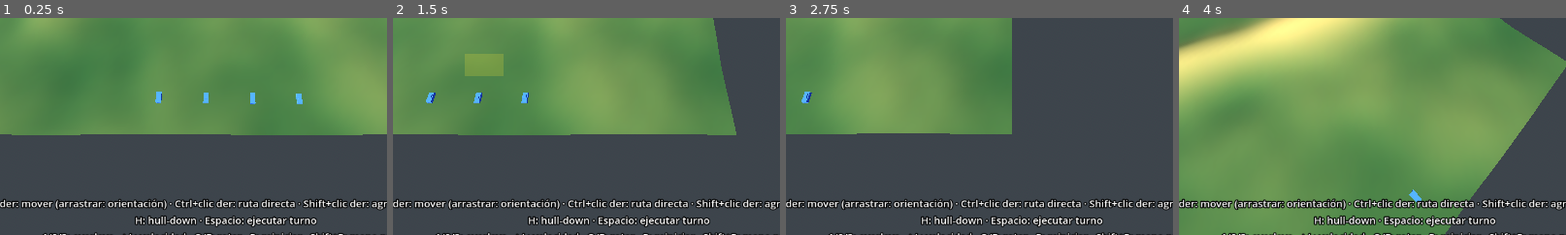
Above: before the commit, frames 1-4 (left to right).
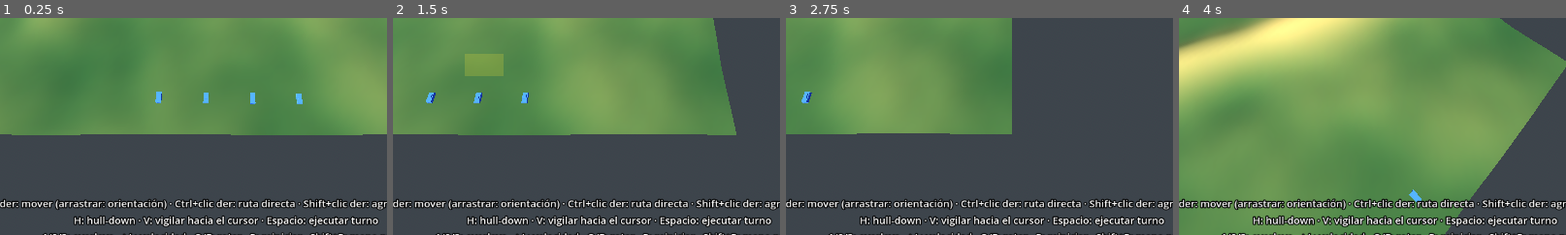
Above: after the commit, the same moments.

Repository: LeandroK99/Demogamev1
Game: Godot game, scene res://main.tscn
Two runs of this game, one before a commit and one after it. Both use one fixed random seed, a clock stepped at 60 frames per second and the inputs below.
Inputs (mouse positions are % of the whole screen's width and height, from its top left):
- Up to frame 1 (0.25 s): no input
- Up to frame 2 (1.5 s): tap Enter at 0.5 s; move the mouse to (72, 45) at 0.52 s; hold D 0.53-1.25 s; tap V at 0.6 s; click (72, 45) at 0.67 s; tap Space at 0.77, 0.8, 1.07 s; drag from (30, 55) to (45, 70) at 1.27 s
- Up to frame 3 (2.75 s): move the mouse to (60, 28) at 2.02 s; hold D from 2.03 s (still down); tap V at 2.1 s; click (60, 28) at 2.17 s; tap Space at 2.3 s
- Up to frame 4 (4 s): release D at 2.75 s; drag from (45, 70) to (20, 35) at 2.77 s; move the mouse to (80, 65) at 3.52 s; hold A from 3.53 s (still down); hold E from 3.53 s (still down); click (80, 65) at 3.67 s; tap Space at 3.77, 3.8 s
The pictures show only the part of the screen within x 21-71%, y 47-97%; the shares and areas given below are measured in that part.

The runs differ from the first frame. In frame 1, 2.3% of the frame differs, in the area x 19-98%, y 91-97%; in frame 2, 2.3%; in frame 3, 2.3%; in frame 4, 2.5%.

Commit message:
fase 11: vigilancia con sector de tiro (V) y la IA vigila desde el hull-down
Co-Authored-By: Claude Opus 5.5 <noreply@anthropic.com>
Claude-Session: https://claude.ai/code/session_01FRAVKNgcpPLBv3n8dbq4jf

Diff:
--- a/game/hud.gd
+++ b/game/hud.gd
@@ -4,13 +4,14 @@
 
 const PLAYER_SIDE: int = 0
 const HELP: String = "Clic izq: seleccionar · Clic der: mover (arrastrar: orientación) · Ctrl+clic der: ruta directa · Shift+clic der: agregar tramo · Clic der sobre rojo: atacar\n" \
-	+ "H: hull-down · Espacio: ejecutar turno\n1/2/3: overlays · +/-: velocidad · Q/E: rotar · R: reiniciar · Shift+R: mapa nuevo"
+	+ "H: hull-down · V: vigilar hacia el cursor · Espacio: ejecutar turno\n1/2/3: overlays · +/-: velocidad · Q/E: rotar · R: reiniciar · Shift+R: mapa nuevo"
 const ORDER_NAMES: Dictionary = {
 	Unit.Order.NONE: "ninguna",
 	Unit.Order.MOVE: "mover",
 	Unit.Order.HULLDOWN: "hull-down",
 	Unit.Order.HOLD: "mantener",
 	Unit.Order.ATTACK: "atacar",
+	Unit.Order.OVERWATCH: "vigilancia",
 }
 
 var world: SimWorld
--- a/game/input_controller.gd
+++ b/game/input_controller.gd
@@ -4,6 +4,7 @@
 ## clic = mover; mantener y arrastrar = mover y elegir la orientación final; sobre un rojo = atacar.
 ## Con Ctrl, la ruta es directa (la más corta) en vez de la más cubierta.
 ## Con Shift, la orden agrega un tramo (waypoint) al final de la ruta actual.
+## V: vigilancia con el sector apuntando al cursor.
 
 const CLICK_PICK_PX: float = 30.0 # radio en píxeles para seleccionar con un clic
 const DRAG_MIN_PX: float = 8.0 # menos que esto es un clic, no un recuadro
@@ -12,6 +13,8 @@
 const COLOR_PATH: Color = Color(1.0, 0.9, 0.2)
 const COLOR_PATH_DIRECT: Color = Color(1.0, 0.5, 0.1)
 const COLOR_WAYPOINT: Color = Color(1.0, 1.0, 1.0)
+const COLOR_OVERWATCH: Color = Color(0.4, 1.0, 0.6)
+const OVERWATCH_ARC_STEPS: int = 12
 const COLOR_FACING: Color = Color(0.3, 0.9, 1.0)
 const COLOR_ATTACK: Color = Color(1.0, 0.25, 0.2)
 const FACING_ARROW_CELLS: float = 4.0 # largo de la flecha de orientación
@@ -82,6 +85,9 @@
 		if world.phase == SimWorld.Phase.PLAN and not selected_ids.is_empty():
 			world.order_hulldown(selected_ids)
 		return
+	if key != null and key.pressed and not key.echo and key.physical_keycode == KEY_V:
+		_order_overwatch_at(get_viewport().get_mouse_position())
+		return
 	var mm: InputEventMouseMotion = event as InputEventMouseMotion
 	if mm != null and _rdragging:
 		_update_facing(mm.position)
@@ -195,6 +201,19 @@
 	var target: Vector2i = world.height_field.world_to_cell(_rdrag_target as Vector3)
 	_issue_move(target, _rdrag_facing, not _rdrag_direct, _rdrag_append)
 	_rdrag_facing = Vector2.ZERO
+
+
+## V: cada seleccionada vigila el sector que apunta desde ella hacia el punto bajo el cursor.
+func _order_overwatch_at(screen: Vector2) -> void:
+	if selected_ids.is_empty() or world.phase != SimWorld.Phase.PLAN:
+		return
+	var hit: Variant = terrain_view.raycast(camera.project_ray_origin(screen), camera.project_ray_normal(screen))
+	if hit == null:
+		return
+	var at: Vector2 = Vector2((hit as Vector3).x, (hit as Vector3).z) / Config.CELL_SIZE
+	for id: int in selected_ids:
+		var u: Unit = world.get_unit(id)
+		world.order_overwatch(id, at - u.pos)
 
 
 ## Rojo visible o fantasma bajo el cursor (o null).
@@ -253,6 +272,8 @@
 					_cross(segs, colors, Vector2(c), COLOR_WAYPOINT) # quiebre entre tramos
 		if u.final_heading != Vector2.ZERO and not u.path.is_empty():
 			_arrow(segs, colors, Vector2(u.path.back()), u.final_heading, COLOR_FACING)
+		if u.order == Unit.Order.OVERWATCH:
+			_sector(segs, colors, u)
 		if u.attack_target >= 0 and world.known_enemies[PLAYER_SIDE].has(u.attack_target):
 			var cell: Vector2i = world.known_enemies[PLAYER_SIDE][u.attack_target]["cell"]
 			_seg(segs, colors, start + Vector3.UP * 2.0, _ground(Vector2(cell)) + Vector3.UP * 2.0, COLOR_ATTACK)
@@ -295,3 +316,20 @@
 func _cross(segs: PackedVector3Array, colors: PackedColorArray, at: Vector2, color: Color) -> void:
 	for d: Vector2 in [Vector2(1.0, 1.0), Vector2(1.0, -1.0)]:
 		_seg(segs, colors, _ground(at - d), _ground(at + d), color)
+
+
+## Abanico del sector de vigilancia: dos bordes y el arco a MAX_RANGE.
+func _sector(segs: PackedVector3Array, colors: PackedColorArray, u: Unit) -> void:
+	var r: float = Config.MAX_RANGE / Config.CELL_SIZE
+	var half: float = deg_to_rad(Config.OVERWATCH_HALF_ANGLE_DEG)
+	var limit: float = float(world.height_field.size - 1)
+	var prev: Vector2 = Vector2.ZERO
+	for i: int in OVERWATCH_ARC_STEPS + 1:
+		var a: float = -half + 2.0 * half * float(i) / float(OVERWATCH_ARC_STEPS)
+		var p: Vector2 = u.pos + u.overwatch_dir.rotated(a) * r
+		p = Vector2(clampf(p.x, 0.0, limit), clampf(p.y, 0.0, limit))
+		if i == 0 or i == OVERWATCH_ARC_STEPS:
+			_seg(segs, colors, _ground(u.pos), _ground(p), COLOR_OVERWATCH)
+		if i > 0:
+			_seg(segs, colors, _ground(prev), _ground(p), COLOR_OVERWATCH)
+		prev = p
--- a/sim/ai_commander.gd
+++ b/sim/ai_commander.gd
@@ -4,7 +4,7 @@
 ## Por tanque vivo, en orden de prioridad:
 ##   1. hp == 1 -> retroceder a la celda de menor exposición dentro de AI_RETREAT_RADIUS.
 ##   2. Hay amenazas y la celda actual no es hull-down -> orden HULLDOWN.
-##   3. Ya está en hull-down y puede disparar a una amenaza -> HOLD.
+##   3. Ya está en hull-down y puede disparar a una amenaza -> OVERWATCH hacia las amenazas.
 ##      (si está oculto pero no puede disparar, también HULLDOWN: busca desde dónde tirar).
 ##   4. Sin amenazas -> avanzar a la cresta por delante, a una posición hull-down
 ##      contra un observador hipotético del lado enemigo.
@@ -34,9 +34,10 @@
 		elif not threats.is_empty():
 			var state: Dictionary = evaluate_cell(world, u.cell(), threats)
 			if state["hull_hidden"] and state["can_fire"]:
-				u.path.clear()
-				u.moving = false
-				u.order = Unit.Order.HOLD
+				if not world.order_overwatch(u.id, SimWorld.facing_to_threats(u.cell(), threats)):
+					u.path.clear()
+					u.moving = false
+					u.order = Unit.Order.HOLD
 				reserved.append(u.cell())
 			else:
 				hulldown_ids.append(u.id)
--- a/sim/config.gd
+++ b/sim/config.gd
@@ -65,6 +65,10 @@
 const SPOT_RANGE_HULLDOWN: float = 150.0 # metros: blanco quieto con el casco oculto para el observador
 const FIRE_REVEAL_SECONDS: float = 3.0 # tras disparar, se lo detecta a MAX_RANGE aunque esté quieto
 
+# --- Vigilancia (overwatch) ---
+const OVERWATCH_HALF_ANGLE_DEG: float = 35.0 # semiángulo del sector de tiro
+const OVERWATCH_FIRST_SHOT_FACTOR: float = 1.5 # primer disparo del turno contra un blanco en movimiento
+
 # --- Orden hull-down e IA ---
 const HULLDOWN_MIN_SEPARATION: float = 3.0 # celdas mínimas entre destinos de una misma orden
 const NO_THREAT_ADVANCE: int = 20 # celdas hacia el centro si no hay amenazas conocidas
--- a/sim/sim_world.gd
+++ b/sim/sim_world.gd
@@ -101,6 +101,11 @@
 	if phase == Phase.PLAN and not game_over:
 		phase = Phase.EXECUTE
 		tick_in_turn = 0
+		# Vigilancia: arranca el turno con la recarga lista y el disparo de emboscada
+		for u: Unit in units:
+			if u.alive and u.order == Unit.Order.OVERWATCH:
+				u.reload_left = 0.0
+				u.overwatch_ready = true
 
 
 ## Quién ve a quién: un enemigo es visible para un bando si alguna unidad viva
@@ -208,6 +213,31 @@
 	return true
 
 
+## Orden OVERWATCH: quieto, con el casco hacia dir, y solo dispara dentro del sector
+## de ±OVERWATCH_HALF_ANGLE_DEG. Cualquier otra orden la cancela.
+func order_overwatch(unit_id: int, dir: Vector2) -> bool:
+	var u: Unit = get_unit(unit_id)
+	if u == null or not u.alive or phase != Phase.PLAN or dir.length() < 0.001:
+		return false
+	u.path.clear()
+	u.waypoints.clear()
+	u.moving = false
+	u.attack_target = -1
+	u.final_heading = Vector2.ZERO
+	u.overwatch_dir = dir.normalized()
+	u.heading = u.overwatch_dir
+	u.order = Unit.Order.OVERWATCH
+	return true
+
+
+## ¿Está el punto at (en celdas) dentro del sector de vigilancia de u?
+static func in_overwatch_sector(u: Unit, at: Vector2) -> bool:
+	var d: Vector2 = at - u.pos
+	if d.length_squared() < 0.0001:
+		return true
+	return u.overwatch_dir.dot(d.normalized()) >= cos(deg_to_rad(Config.OVERWATCH_HALF_ANGLE_DEG))
+
+
 ## Orden ATTACK: avanzar por la ruta cubierta hacia la última posición conocida del enemigo,
 ## detenerse apenas tenga línea de tiro y el bando lo vea y priorizarlo como blanco. Solo enemigos conocidos.
 func order_attack(unit_id: int, enemy_id: int) -> bool:
@@ -357,6 +387,7 @@
 				target.alive = false
 				target.moving = false
 				target.path.clear()
+		shooter.overwatch_ready = false
 		shot_events.append({"shooter": shooter.id, "target": target.id, "hit": hit, "aspect": aspect_of(target, shooter.pos)})
 
 
@@ -375,6 +406,8 @@
 		if not enemy.alive:
 			continue
 		var d: float = TerrainAnalysis.dist_m(shooter.cell(), enemy.cell())
+		if shooter.order == Unit.Order.OVERWATCH and not in_overwatch_sector(shooter, enemy.pos):
+			continue
 		if d < best_d and _can_see(shooter, enemy, Config.CENTER_H):
 			best = enemy
 			best_d = d
@@ -404,7 +437,7 @@
 	return Config.ARMOR_FLANK_FACTOR
 
 
-## p = P_HIT_BASE x distancia x casco x movimiento x blindaje (tope P_HIT_MAX).
+## p = P_HIT_BASE x distancia x casco x movimiento (x emboscada) x blindaje (tope P_HIT_MAX).
 func hit_probability(shooter: Unit, target: Unit) -> float:
 	var d: float = TerrainAnalysis.dist_m(shooter.cell(), target.cell())
 	var f_dist: float = clampf(1.0 - d / Config.MAX_RANGE, 0.2, 1.0)
@@ -412,6 +445,8 @@
 	if not analysis.los(shooter.cell(), Config.EYE_H, target.cell(), Config.HULL_H):
 		f_hull = hulldown_hit_factor
 	var f_move: float = moving_shooter_factor if shooter.moving else 1.0
+	if shooter.order == Unit.Order.OVERWATCH and shooter.overwatch_ready and target.moving:
+		f_move *= Config.OVERWATCH_FIRST_SHOT_FACTOR # emboscada
 	var f_armor: float = aspect_factor(aspect_of(target, shooter.pos)) if armor_enabled else 1.0
 	return minf(p_hit_base * f_dist * f_hull * f_move * f_armor, p_hit_max)
 
--- a/sim/unit.gd
+++ b/sim/unit.gd
@@ -2,7 +2,7 @@
 extends RefCounted
 ## Un tanque de la simulación.
 
-enum Order { NONE, MOVE, HULLDOWN, HOLD, ATTACK }
+enum Order { NONE, MOVE, HULLDOWN, HOLD, ATTACK, OVERWATCH }
 
 var id: int = 0
 var side: int = 0 # 0 azul, 1 rojo
@@ -15,6 +15,8 @@
 var direct_route: bool = false # el primer tramo de la ruta es directo (ignora la exposición)
 var waypoints: Array[Dictionary] = [] # fin de cada tramo de la ruta: {cell: Vector2i, direct: bool}
 var attack_target: int = -1 # id del enemigo a atacar (-1 = ninguno)
+var overwatch_dir: Vector2 = Vector2.ZERO # centro del sector de tiro en vigilancia
+var overwatch_ready: bool = false # le queda el disparo de emboscada de este turno
 var order: int = Order.NONE
 var moving: bool = false
 var alive: bool = true
--- a/tests/test_orders.gd
+++ b/tests/test_orders.gd
@@ -124,3 +124,42 @@
 	assert_eq(u.path.back(), c, "la ruta nueva termina en c")
 	assert_true(not u.path.has(a), "descartó los tramos anteriores")
 	assert_eq(u.waypoints.size(), 1, "un solo tramo")
+
+
+func test_overwatch_sector_limits_fire() -> void:
+	var ids: Array[int] = [0, 4]
+	var world: SimWorld = _world(ids)
+	var blue: Unit = world.units[0]
+	var red: Unit = world.units[4]
+	red.pos = blue.pos + Vector2(20.0, 0.0) # al este, a 80 m
+	red.reload_left = 100.0
+	blue.reload_left = 5.0
+	world.update_detection()
+	assert_true(world.visible_enemies[0].has(4), "lo ve")
+	assert_true(world.order_overwatch(0, Vector2(0.0, -1.0)), "vigila al norte")
+	world.begin_execute()
+	assert_eq(blue.reload_left, 0.0, "arranca con la recarga lista")
+	world.step()
+	assert_eq(world.shot_events.size(), 0, "no tira fuera del sector")
+	world.phase = SimWorld.Phase.PLAN
+	assert_true(world.order_overwatch(0, Vector2(1.0, 0.0)), "vigila al este")
+	world.begin_execute()
+	world.step()
+	assert_eq(world.shot_events.size(), 1, "tira dentro del sector en el primer tick")
+
+
+func test_overwatch_ambush_bonus() -> void:
+	var ids: Array[int] = [0, 4]
+	var world: SimWorld = _world(ids)
+	world.p_hit_base = 0.3 # lejos del tope
+	var blue: Unit = world.units[0]
+	var red: Unit = world.units[4]
+	red.pos = blue.pos + Vector2(0.0, -20.0)
+	red.moving = true
+	var p_normal: float = world.hit_probability(blue, red)
+	assert_true(world.order_overwatch(0, Vector2(0.0, -1.0)), "vigila al norte")
+	world.begin_execute()
+	var p_ambush: float = world.hit_probability(blue, red)
+	assert_true(is_equal_approx(p_ambush, p_normal * Config.OVERWATCH_FIRST_SHOT_FACTOR), "emboscada ×1,5 (%.3f vs %.3f)" % [p_ambush, p_normal])
+	blue.overwatch_ready = false
+	assert_true(is_equal_approx(world.hit_probability(blue, red), p_normal), "después del primer disparo, normal")
